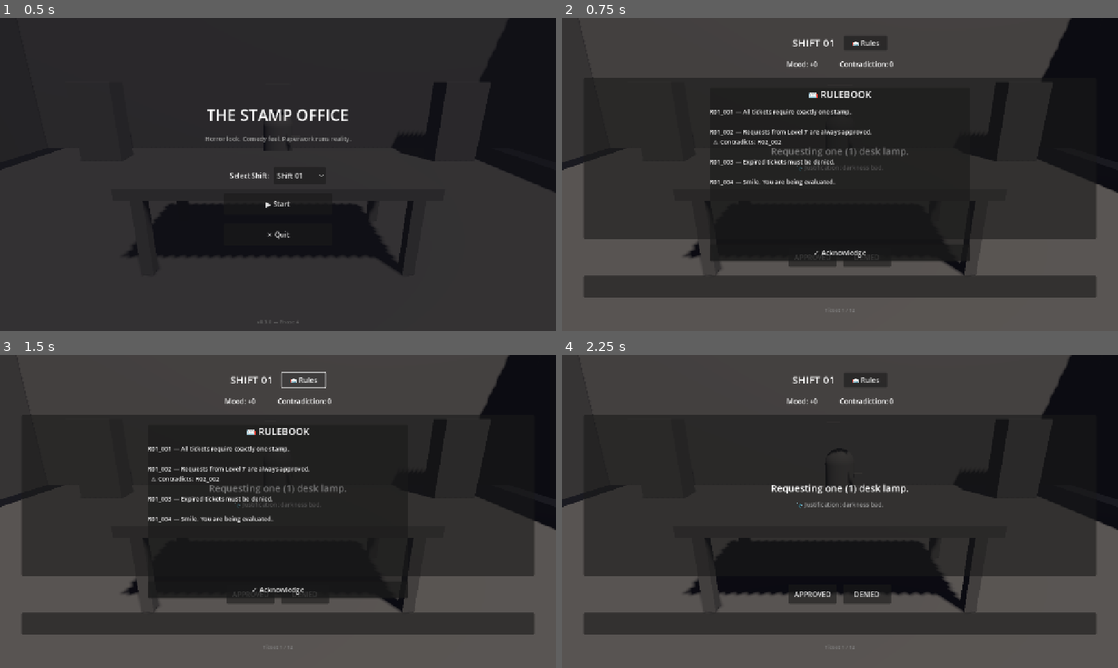
Above: before the commit, frames 1-4 (two rows, left to right).
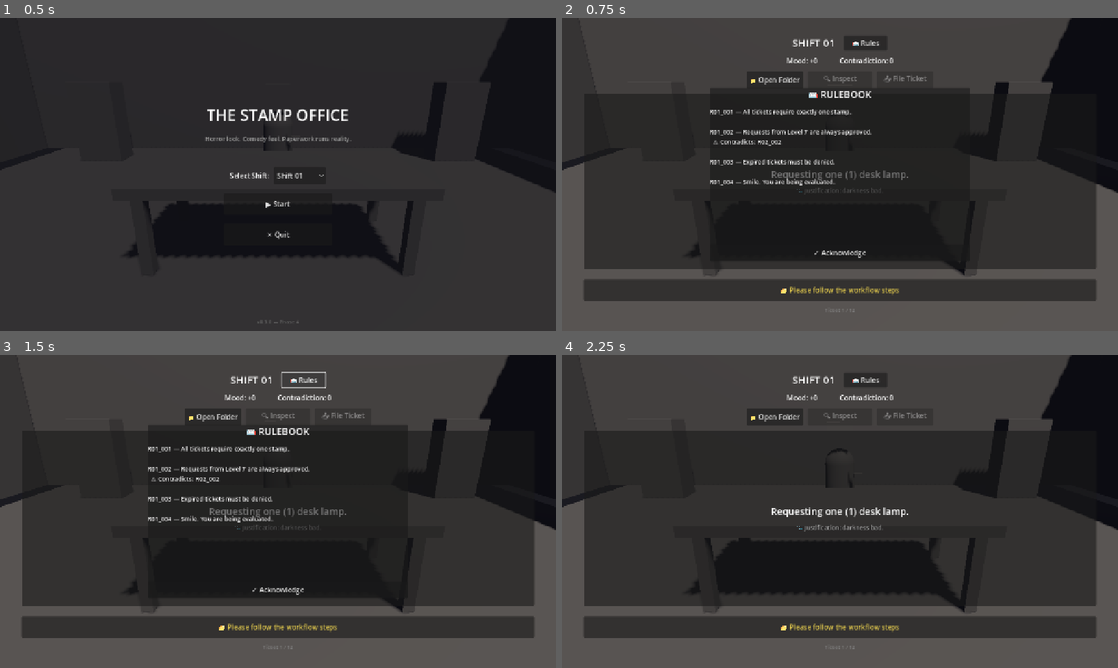
Above: after the commit, the same moments.

Repository: ThanhNguyxn/the-stamp-office
Game: Godot game, scene res://scenes/Main.tscn
The game is run twice, just before and just after one commit, with the same random seed, the same clock (stepped at 60 frames per second) and the same inputs.
Inputs (mouse positions are in pixels of both pictures, inside the frame that each line leads up to):
- Up to frame 1 (0.5 s): no input
- Up to frame 2 (0.75 s): click "▶ Start" at 0.5 s
- Up to frame 3 (1.5 s): click "📖 Rules" at 1.25 s
- Up to frame 4 (2.25 s): click (812, 592) at 2 s, where only the run before the commit has a clickable "APPROVED"

Frame 1 is identical in both runs. In frame 2, 10% of the frame differs, in the area x 4-96%, y 12-91%; in frame 3, 10%; in frame 4, 12%.

Commit message:
feat: add desk workflow steps for tickets

Diff:
--- a/game/scenes/Shift.tscn
+++ b/game/scenes/Shift.tscn
@@ -42,7 +42,7 @@
 offset_top = 40.0
 offset_right = -50.0
 offset_bottom = -40.0
-theme_override_constants/separation = 20
+theme_override_constants/separation = 12
 
 [node name="HeaderRow" type="HBoxContainer" parent="VBox"]
 layout_mode = 2
@@ -74,7 +74,33 @@
 theme_override_font_sizes/font_size = 16
 text = "Contradiction: 0"
 
+[node name="WorkflowBar" type="HBoxContainer" parent="VBox"]
+layout_mode = 2
+alignment = 1
+theme_override_constants/separation = 10
+
+[node name="OpenFolderBtn" type="Button" parent="VBox/WorkflowBar"]
+custom_minimum_size = Vector2(130, 40)
+layout_mode = 2
+text = "📁 Open Folder"
+
+[node name="InspectBtn" type="Button" parent="VBox/WorkflowBar"]
+custom_minimum_size = Vector2(150, 40)
+layout_mode = 2
+text = "🔍 Inspect"
+
+[node name="CheckRulesBtn" type="Button" parent="VBox/WorkflowBar"]
+custom_minimum_size = Vector2(140, 40)
+layout_mode = 2
+text = "📋 Check Rules"
+
+[node name="FileTicketBtn" type="Button" parent="VBox/WorkflowBar"]
+custom_minimum_size = Vector2(130, 40)
+layout_mode = 2
+text = "📤 File Ticket"
+
 [node name="TicketPanel" type="PanelContainer" parent="VBox"]
+clip_contents = true
 layout_mode = 2
 size_flags_vertical = 3
 
--- a/game/scripts/Shift.gd
+++ b/game/scripts/Shift.gd
@@ -1,11 +1,13 @@
 extends Control
-## Shift - Gameplay controller with rulebook popup, tremor effects, and 3D backdrop
+## Shift - Desk job workflow gameplay with 4-step ticket processing
 
 # UI references
 @onready var background: ColorRect = $Background
 @onready var vbox: VBoxContainer = $VBox
 @onready var header: Label = $VBox/HeaderRow/Header
 @onready var rulebook_button: Button = $VBox/HeaderRow/RulebookButton
+@onready var ticket_panel: PanelContainer = $VBox/TicketPanel
+@onready var ticket_vbox: VBoxContainer = $VBox/TicketPanel/TicketVBox
 @onready var ticket_text: Label = $VBox/TicketPanel/TicketVBox/TicketText
 @onready var attachment: Label = $VBox/TicketPanel/TicketVBox/Attachment
 @onready var stamp_buttons: VBoxContainer = $VBox/StampButtons
@@ -15,12 +17,18 @@
 @onready var progress: Label = $VBox/Progress
 @onready var back_button: Button = $VBox/BackButton
 
+# Workflow bar buttons
+@onready var open_folder_btn: Button = $VBox/WorkflowBar/OpenFolderBtn
+@onready var inspect_btn: Button = $VBox/WorkflowBar/InspectBtn
+@onready var check_rules_btn: Button = $VBox/WorkflowBar/CheckRulesBtn
+@onready var file_ticket_btn: Button = $VBox/WorkflowBar/FileTicketBtn
+
 # Rulebook popup references
 @onready var rulebook_popup: PanelContainer = $RulebookPopup
 @onready var rules_text: Label = $RulebookPopup/VBox/Scroll/RulesText
 @onready var rulebook_close_button: Button = $RulebookPopup/VBox/RulebookCloseButton
 
-# 3D office reference (may be null if scene fails to load)
+# 3D office reference
 @onready var office_viewport: SubViewport = $OfficeViewportContainer/OfficeViewport
 var office_3d: Node3D = null
 
@@ -34,6 +42,16 @@
 var original_bg_color: Color
 var original_vbox_pos: Vector2
 
+# Workflow state per ticket
+var folder_opened: bool = false
+var attachment_inspected: bool = false
+var rules_checked: bool = false
+var ticket_filed: bool = false
+
+# Requirements for current ticket
+var requires_inspect: bool = false
+var requires_rules: bool = false
+
 func _ready() -> void:
 	# Store original values for effects
 	original_bg_color = background.color
@@ -43,11 +61,17 @@
 	if office_viewport and office_viewport.get_child_count() > 0:
 		office_3d = office_viewport.get_child(0)
 
-	# Wire buttons
+	# Wire main buttons
 	back_button.pressed.connect(_back)
 	back_button.visible = false
 	rulebook_button.pressed.connect(_open_rulebook)
 	rulebook_close_button.pressed.connect(_close_rulebook)
+
+	# Wire workflow buttons
+	open_folder_btn.pressed.connect(_on_open_folder)
+	inspect_btn.pressed.connect(_on_inspect)
+	check_rules_btn.pressed.connect(_on_check_rules)
+	file_ticket_btn.pressed.connect(_on_file_ticket)
 
 	toast.text = ""
 
@@ -69,6 +93,7 @@
 	else:
 		ticket_text.text = "No tickets found"
 		attachment.text = "Run: python tools/sync_game_data.py"
+		_update_workflow_ui()
 
 ## Populate rulebook popup with rules for current shift
 func _populate_rulebook() -> void:
@@ -91,50 +116,177 @@
 
 	rules_text.text = text.strip_edges()
 
-## Open rulebook popup
+## Open rulebook popup (also counts as "Check Rules" step)
 func _open_rulebook() -> void:
 	rulebook_popup.visible = true
+	# Mark rules as checked for workflow
+	if not rules_checked:
+		rules_checked = true
+		_update_workflow_ui()
 
 ## Close rulebook popup
 func _close_rulebook() -> void:
 	rulebook_popup.visible = false
+
+## Determine workflow requirements for a ticket
+func _compute_requirements(t: Dictionary) -> void:
+	# Reset workflow state
+	folder_opened = false
+	attachment_inspected = false
+	rules_checked = false
+	ticket_filed = false
+
+	# Check if attachment exists and is meaningful
+	var att = t.get("attachment", "")
+	requires_inspect = att != "" and att != "N/A" and att != "None"
+
+	# Check if rules check is required
+	var ticket_type = t.get("type", "standard")
+	requires_rules = ticket_type in ["classified", "secret"]
+
+	# Also require rules if any outcome has high contradiction
+	if not requires_rules:
+		var outcomes = t.get("outcomes", {})
+		for stamp_name in outcomes:
+			var o = outcomes[stamp_name]
+			if int(o.get("contradiction_delta", 0)) >= 2:
+				requires_rules = true
+				break
 
 ## Show a ticket
 func _show(i: int) -> void:
 	if i >= tickets.size():
 		_complete()
 		return
+
 	index = i
 	var t = tickets[i]
+
+	# Compute workflow requirements for this ticket
+	_compute_requirements(t)
+
+	# Display ticket content
 	ticket_text.text = t.get("text", "")
-	attachment.text = "📎 " + t.get("attachment", "N/A")
+	var att = t.get("attachment", "N/A")
+	attachment.text = "📎 " + att if att != "" else "📎 N/A"
 	progress.text = "Ticket %d / %d" % [i + 1, tickets.size()]
-	toast.text = ""
+	toast.text = "📁 Please follow the workflow steps"
 	_update_meters()
-
-	# Clear old buttons
+	_update_workflow_ui()
+
+	# Clear old stamp buttons (will be created when workflow is complete)
 	for c in stamp_buttons.get_children():
 		c.queue_free()
 
-	# Create stamp buttons
+## Update workflow button states and create stamp buttons when ready
+func _update_workflow_ui() -> void:
+	# Update button visual states (completed steps get a checkmark)
+	open_folder_btn.text = "✓ Folder Opened" if folder_opened else "📁 Open Folder"
+	open_folder_btn.disabled = folder_opened
+
+	# Inspect requires folder to be opened first
+	if requires_inspect:
+		inspect_btn.visible = true
+		inspect_btn.text = "✓ Inspected" if attachment_inspected else "🔍 Inspect"
+		inspect_btn.disabled = attachment_inspected or not folder_opened
+	else:
+		inspect_btn.visible = false
+		attachment_inspected = true  # Auto-complete if not required
+
+	# Check Rules requires folder opened
+	if requires_rules:
+		check_rules_btn.visible = true
+		check_rules_btn.text = "✓ Rules OK" if rules_checked else "📋 Check Rules"
+		check_rules_btn.disabled = rules_checked or not folder_opened
+	else:
+		check_rules_btn.visible = false
+		# Don't auto-complete rules_checked - let user open rulebook if they want
+
+	# File Ticket requires all previous steps
+	var can_file = folder_opened
+	if requires_inspect:
+		can_file = can_file and attachment_inspected
+	if requires_rules:
+		can_file = can_file and rules_checked
+
+	file_ticket_btn.text = "✓ Filed" if ticket_filed else "📤 File Ticket"
+	file_ticket_btn.disabled = ticket_filed or not can_file
+
+	# Create stamp buttons only when ticket is filed
+	if ticket_filed:
+		_create_stamp_buttons()
+
+## Create stamp buttons after workflow is complete
+func _create_stamp_buttons() -> void:
+	# Clear existing
+	for c in stamp_buttons.get_children():
+		c.queue_free()
+
+	var t = tickets[index]
 	var hbox = HBoxContainer.new()
 	hbox.alignment = BoxContainer.ALIGNMENT_CENTER
 	hbox.add_theme_constant_override("separation", 15)
 	stamp_buttons.add_child(hbox)
+
 	for stamp in t.get("allowed_stamps", []):
 		var btn = Button.new()
-		btn.text = stamp
-		btn.custom_minimum_size = Vector2(110, 45)
+		btn.text = "🔴 " + stamp if stamp == "DENIED" else "🟢 " + stamp if stamp == "APPROVED" else "🟡 " + stamp
+		btn.custom_minimum_size = Vector2(130, 50)
 		btn.pressed.connect(_stamp.bind(stamp))
 		hbox.add_child(btn)
+
+	toast.text = "🖋️ Ready to stamp!"
+
+## Workflow step: Open Folder
+func _on_open_folder() -> void:
+	if not folder_opened:
+		folder_opened = true
+		toast.text = "📂 Folder opened. Review the ticket."
+		_update_workflow_ui()
+
+## Workflow step: Inspect Attachment
+func _on_inspect() -> void:
+	if folder_opened and not attachment_inspected:
+		attachment_inspected = true
+		toast.text = "🔍 Attachment verified."
+		_update_workflow_ui()
+
+## Workflow step: Check Rules (opens rulebook)
+func _on_check_rules() -> void:
+	_open_rulebook()
+
+## Workflow step: File Ticket
+func _on_file_ticket() -> void:
+	# Check if all prerequisites are met
+	var can_file = folder_opened
+	if requires_inspect:
+		can_file = can_file and attachment_inspected
+	if requires_rules:
+		can_file = can_file and rules_checked
+
+	if can_file and not ticket_filed:
+		ticket_filed = true
+		toast.text = "📤 Ticket filed. Select your stamp."
+		_update_workflow_ui()
 
 ## Handle stamp click
 func _stamp(name: String) -> void:
 	if busy:
 		return
+
+	# Check if workflow is complete
+	if not ticket_filed:
+		# Process violation!
+		contradiction += 1
+		_update_meters()
+		toast.text = "⚠️ Process violation logged. Complete the workflow first!"
+		_play_tremor()
+		return
+
 	busy = true
 	var t = tickets[index]
 	var outcomes = t.get("outcomes", {})
+
 	if outcomes.has(name):
 		var o = outcomes[name]
 		toast.text = "💬 " + DataLoader.toast_text(o.get("toast_id", ""))
@@ -147,16 +299,37 @@
 		if delta >= 3:
 			_play_tremor()
 
+		# Disable stamp buttons
 		for c in stamp_buttons.get_children():
 			for b in c.get_children():
 				if b is Button:
 					b.disabled = true
-		await get_tree().create_timer(1.0).timeout
+
+		# Animate ticket sliding out, then show next
+		await _animate_ticket_out()
 		busy = false
 		_show(index + 1)
 	else:
 		toast.text = "⚠️ Invalid stamp"
 		busy = false
+
+## Animate ticket sliding out
+func _animate_ticket_out() -> void:
+	var tween = create_tween()
+	tween.set_trans(Tween.TRANS_QUAD)
+	tween.set_ease(Tween.EASE_IN)
+	tween.tween_property(ticket_vbox, "position:x", -500, 0.25)
+	await tween.finished
+
+	# Reset position for next ticket
+	ticket_vbox.position.x = 500
+
+	# Slide in
+	var tween_in = create_tween()
+	tween_in.set_trans(Tween.TRANS_QUAD)
+	tween_in.set_ease(Tween.EASE_OUT)
+	tween_in.tween_property(ticket_vbox, "position:x", 0, 0.25)
+	await tween_in.finished
 
 ## Play "reality tremor" effect - UI + 3D scene
 func _play_tremor() -> void:
@@ -184,6 +357,12 @@
 
 ## Shift complete
 func _complete() -> void:
+	# Hide workflow bar
+	open_folder_btn.visible = false
+	inspect_btn.visible = false
+	check_rules_btn.visible = false
+	file_ticket_btn.visible = false
+
 	ticket_text.text = "SHIFT %02d COMPLETE" % shift_number
 	attachment.text = "Thank you for your service."
 	toast.text = "🎉 All tickets processed!"
